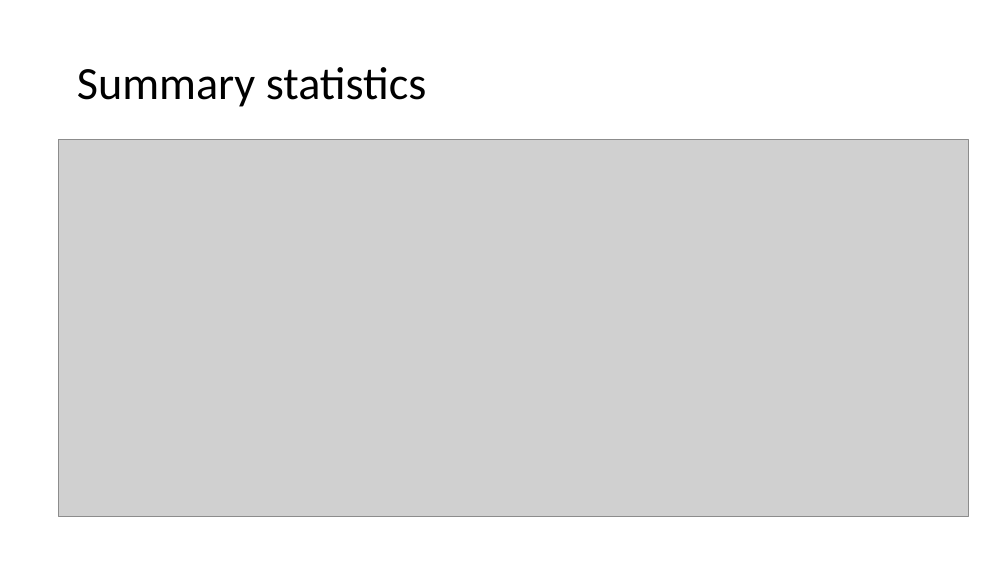
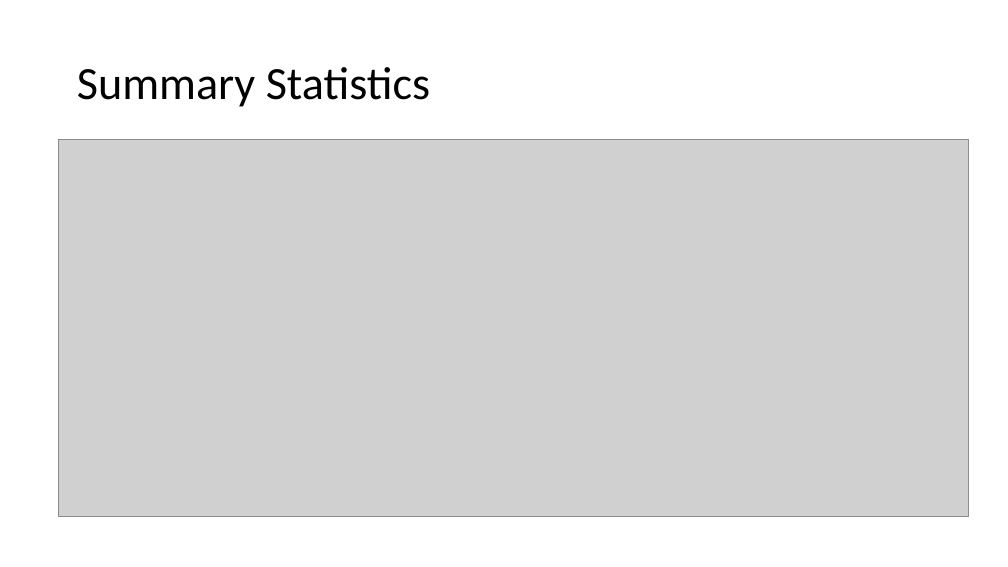
Before and after one commit to RiccoFerraro/dds_case_study_1, a slide deck: slide 17 of Beers_and_Breweries.pptx. Drawn at 1008x567 pixels with LibreOffice and Linux fonts; fonts in the diff are those of the drawing; grey boxes stand for pictures. Boxes give left, top, right and bottom in pixels: in the first picture for what was removed or moved away, otherwise in the second. Text is boxed around its words. In the diff, an @@ line names an element or a change of style, - is before the commit and + after.

```diff
--- a/Beers_and_Breweries.pptx
+++ b/Beers_and_Breweries.pptx
@@ title at bbox=[77, 67, 430, 107]: text changed @@
-Summary statistics
+Summary Statistics
```
Also in this commit, not shown: 11 other slides changed, 1 slide added, 1 other file.
